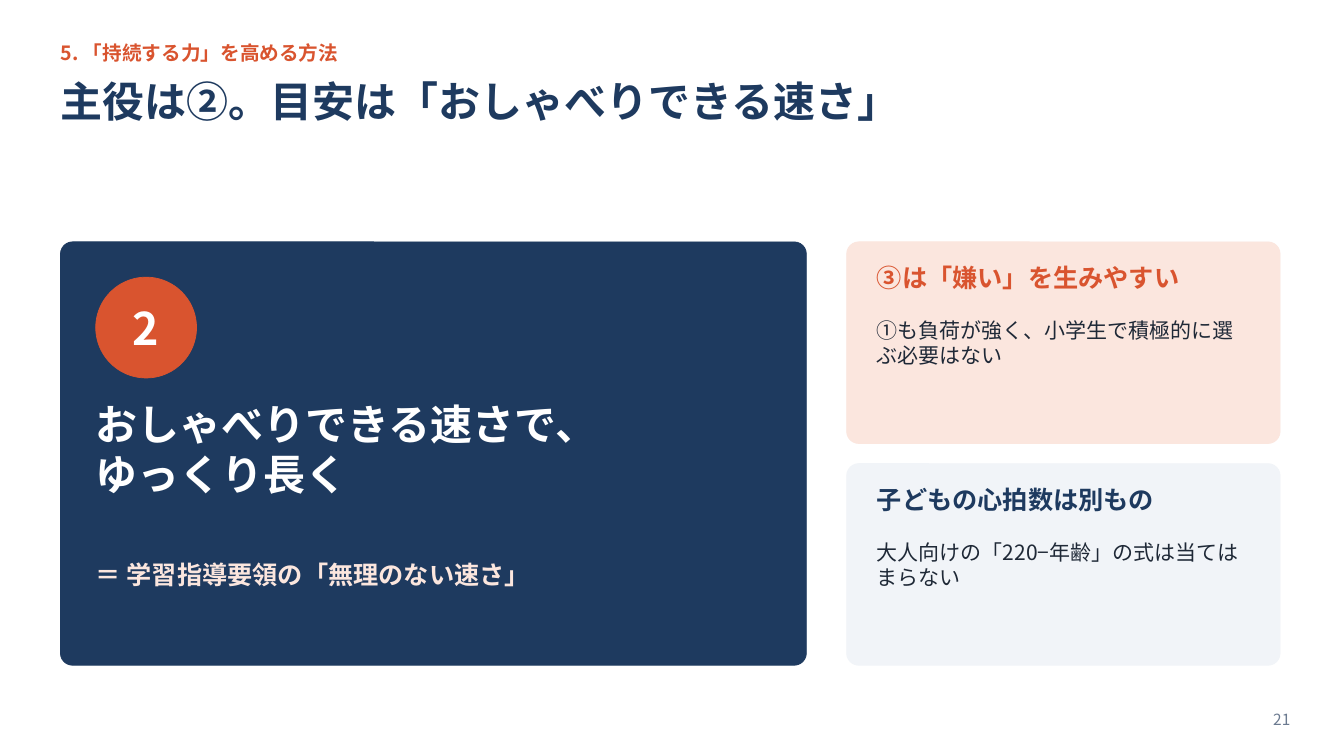
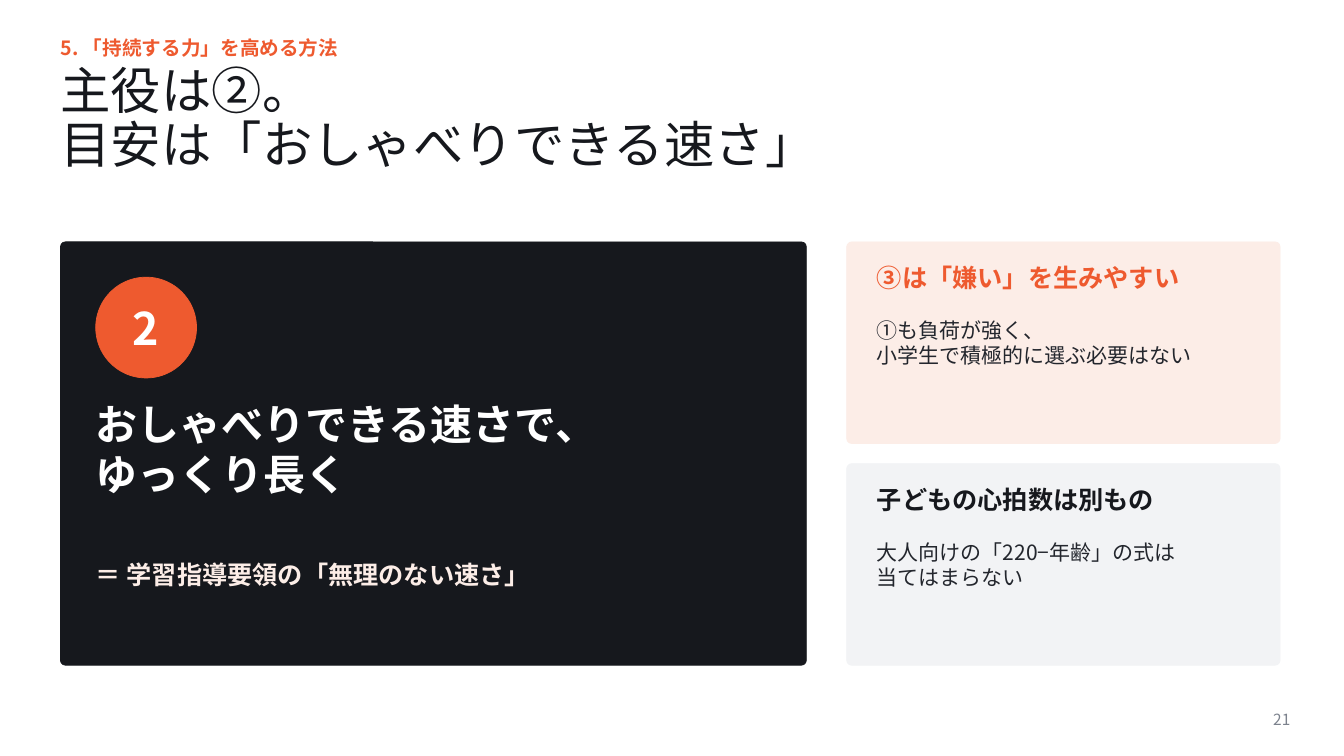
Before and after one commit to yokotaka21-cmyk/slide-longrun, a slide deck: slide 21 of マラソン大会に向けて_講義スライド.pptx. Drawn at 1344x756 pixels with LibreOffice and Linux fonts; fonts in the diff are those of the drawing. Boxes give left, top, right and bottom in pixels: in the first picture for what was removed or moved away, otherwise in the second. Text is boxed around its words. In the diff, an @@ line names an element or a change of style, - is before the commit and + after.

```diff
--- a/マラソン大会に向けて_講義スライド.pptx
+++ b/マラソン大会に向けて_講義スライド.pptx
@@ text "5. 「持続する力」を高める方法" at bbox=[60, 38, 338, 57]: text colour #D9542F to #EE5A2F @@
@@ title at bbox=[60, 66, 815, 168]: text changed; size 30 to 36 pt; text colour #1E3A5F to #16181D; bold off @@
-主役は②。目安は「おしゃべりできる速さ」
+主役は②。
+目安は「おしゃべりできる速さ」
@@ rounded rectangle at bbox=[60, 242, 807, 665]: fill #1E3A5F to #16181D; outline #1E3A5F 0.5 pt to #16181D 0.5 pt; proportions changed @@
@@ rounded rectangle at bbox=[847, 242, 1280, 444]: fill #FBE6DE to #FCEDE7; outline #FBE6DE 0.5 pt to #FCEDE7 0.5 pt; proportions changed @@
@@ text "③は「嫌い」を生みやすい" at bbox=[877, 265, 1179, 290]: text colour #D9542F to #EE5A2F @@
@@ ellipse at bbox=[96, 277, 197, 378]: fill #D9542F to #EE5A2F; outline #D9542F 0.5 pt to #EE5A2F 0.5 pt @@
@@ text at bbox=[877, 320, 1192, 365]: text changed; text colour #1F2937 to #23262D @@
-①も負荷が強く、小学生で積極的に選ぶ必要はない
+①も負荷が強く、
+小学生で積極的に選ぶ必要はない
@@ rounded rectangle at bbox=[847, 464, 1280, 665]: fill #F1F4F8 to #F2F3F5; outline #F1F4F8 0.5 pt to #F2F3F5 0.5 pt; proportions changed @@
@@ text "子どもの心拍数は別もの" at bbox=[877, 487, 1154, 512]: text colour #1E3A5F to #16181D @@
@@ text "＝ 学習指導要領の「無理のない速さ」" at bbox=[127, 562, 530, 587]: text colour #FBE6DE to #FCEDE7 @@
@@ text at bbox=[877, 542, 1176, 587]: text changed; text colour #1F2937 to #23262D @@
-大人向けの「220−年齢」の式は当てはまらない
+大人向けの「220−年齢」の式は
+当てはまらない
@@ page number at bbox=[1273, 713, 1290, 725]: text colour #6B7A90 to #7C828D @@
```
Also in this commit, not shown: 31 other slides changed, 3 other files.
